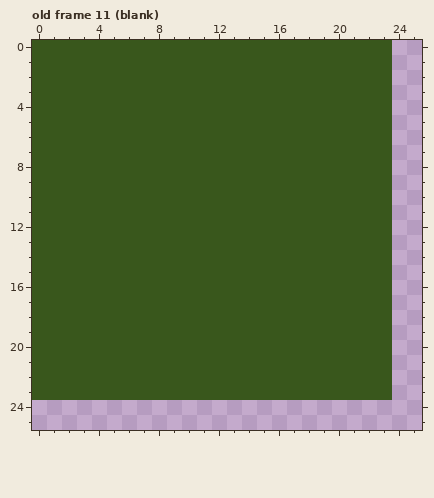
Two states of a pixel-art file, gfx/dice-faces.aseprite. Above is the file before it was changed.
32x32 pixels, 24 frames. Shown: old frame 11 (blank): x 0..25, y 0..25. The commit also changed other frames, which this record leaves out.
The same view after the edit:
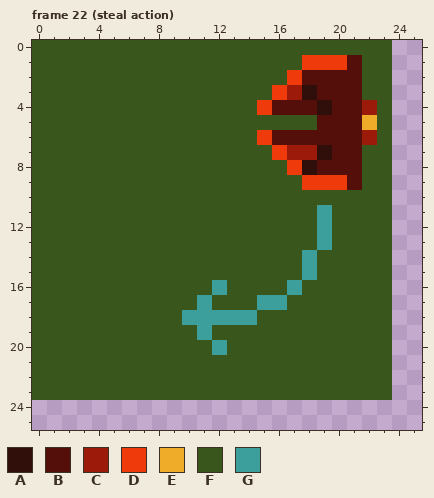
Palette (. is transparent): A #300f0a  B #550f0a  C #9b1a0a  D #ef3a0c  E #efac28  F #39571c  G #3c9f9c
A new or re-ordered frame is compared with the old frame closest to it.
Commit message: Finish off list of faces
Edits made:
frames 24 -> 26
Frame 22 (steal action) is new; against old frame 11 (blank), layer "Layer 1":
Colour F gives way to colour A in row 3 at x 18; in row 4 at x 19; in row 7 at x 19; in row 8 at x 18.
Colour F gives way to colour B in row 1 at x 21; in row 2 at x 18 to 21; in row 3 at x 19 to 21; in row 4 at x 16 to 18 and 20 to 21; in row 5 at x 19 to 21; in row 6 at x 16 to 21.
Colour F gives way to colour B in row 7 at x 20 to 21; in row 8 at x 19 to 21; in row 9 at x 21.
Colour F gives way to colour C in row 3 at x 17; in row 4 at x 22; in row 6 at x 22; in row 7 at x 17 to 18.
Colour F gives way to colour D in row 1 at x 18 to 20; in row 2 at x 17; in row 3 at x 16; in row 4 at x 15; in row 6 at x 15; in row 7 at x 16.
Colour F gives way to colour D in row 8 at x 17; in row 9 at x 18 to 20.
Colour F gives way to colour E in row 5 at x 22.
Colour F gives way to colour G in rows 11 to 13 at x 19; in rows 14 to 15 at x 18; in row 16 at x 12 and 17; in row 17 at x 11 and 15 to 16; in row 18 at x 10 to 14; in row 19 at x 11.
Colour F gives way to colour G in row 20 at x 12.
Boxes around the changes in both pictures, in picture pixels (x1, y1, x2, y2):
changed: (182, 55, 377, 355)
